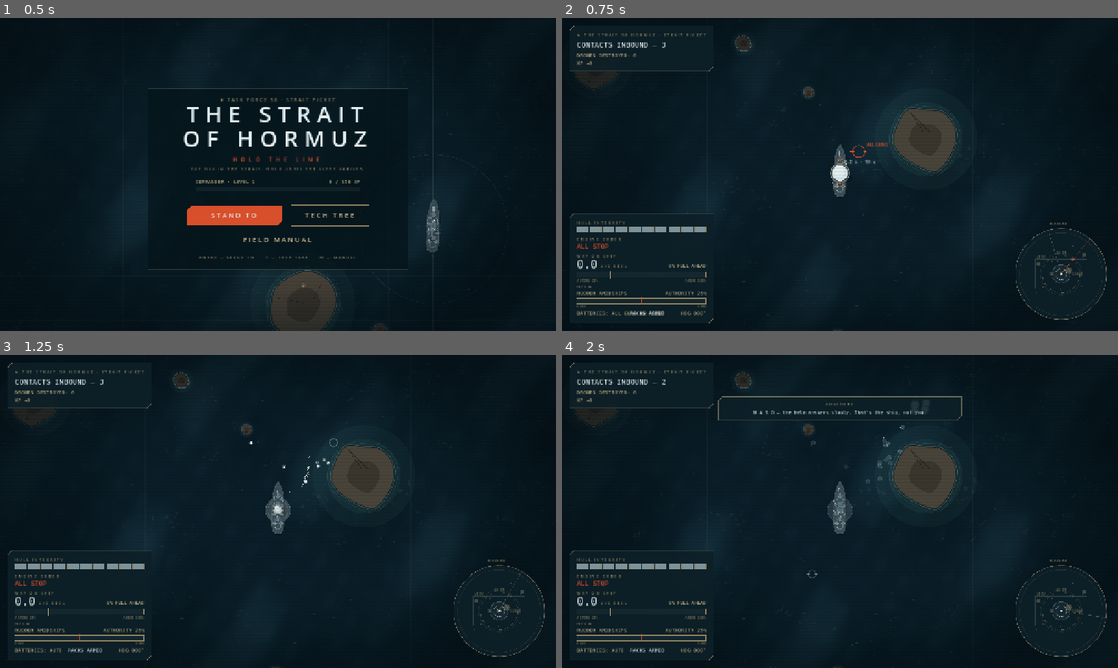
Above: before the commit, frames 1-4 (two rows, left to right).
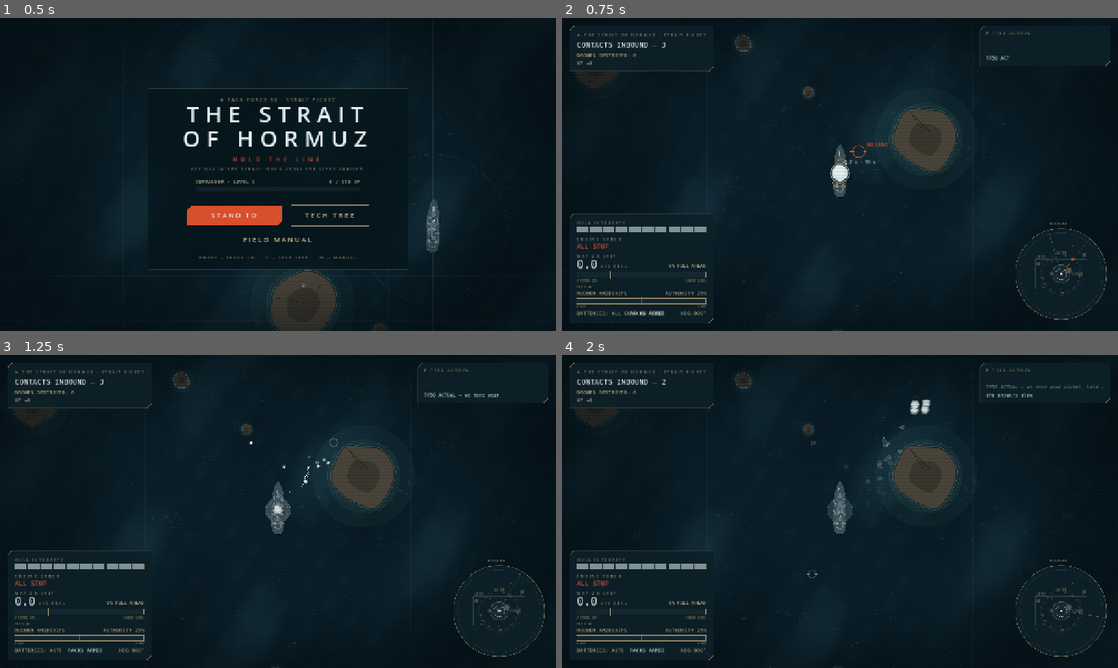
Above: after the commit, the same moments.

Repository: Jordan-Doerksen/battle-ship-game
Game: Godot game, scene res://scenes/Main.tscn
Two runs of this game, one before a commit and one after it. Both use one fixed random seed, a clock stepped at 60 frames per second and the inputs below.
Inputs (mouse positions are in pixels of both pictures, inside the frame that each line leads up to):
- Up to frame 1 (0.5 s): no input
- Up to frame 2 (0.75 s): tap Enter (ui_accept) at 0.5 s; drag from (840, 174) to (895, 105) at 0.52 s
- Up to frame 3 (1.25 s): no input
- Up to frame 4 (2 s): drag from (728, 527) to (812, 574) at 1.27 s

Frame 1 is identical in both runs. In frame 2, 0.1% of the frame differs, in the area x 49-99%, y 2-48%; in frame 3, 0.2%; in frame 4, 0.9%, in the area x 28-99%, y 2-47%.

Commit message:
FLEET RADIO: TF50 ACTUAL on the net — the dish earns its keep
The radio dish becomes the story engine. RadioComms (app-layer, one-way reads
— sim untouched, probes byte-identical) drives TF50 ACTUAL's traffic: SORTIE
OPEN, WAVE FORMING (reads the C16 formation + a compass bearing), BOSS ARRIVAL
(FULAD/KAMAK/GANDAREVA), WAVE CLEAR, OBSTACLE (near a rock), the 5 teaching
lines (the C12 drip-hints ABSORBED, reworded as fleet guidance, once/profile),
and the RELIEF cycle that's always forty mikes out and never comes. RadioPanel
(new HUD helper) types it into a 300x92 comms panel top-right, newest line on
a typewriter w/ caret, last 3 lines, fixed dims. The dish pulses a foam ring
on incoming (ShipRender), a soft radio chime plays (new radio.wav in
gen_sfx.py, SfxPlayer.play_ui — 14 WAVs, outside the sim effect channel). The
old single drip-hint plate + Main._check_hints removed (superseded). Full gate
green, determinism intact.

Co-Authored-By: Claude Fable 5 <noreply@anthropic.com>

Diff:
--- a/scripts/app/Main.gd
+++ b/scripts/app/Main.gd
@@ -6,18 +6,12 @@
 # .tres values + the profile's unlocked tech (Tech.apply) BEFORE the world is created, so
 # determinism per (seed, unlock set) holds. The DEV test kit exists only in debug builds.
 # C12 (docs/specs/readability-feel.md): pause (the war waits, the sea doesn't), the key-only lost
-# card, the contextual-drip hints, and the SfxPlayer fed off the same one-way effect batch.
+# card, and the SfxPlayer fed off the same one-way effect batch. The FLEET RADIO (RadioComms) now
+# owns the contextual-drip teaching — absorbed into TF50 ACTUAL's narrative comms feed.
 
 const LOST_HOLD_MS := 1500   # C12 lost-card guard: the card holds this long before R/T answer
-const HINT_HOLD_MS := 6000   # C12 drip: one plate, this long, then gone
-const HINTS := {             # copy ports verbatim from the approved mockup
-	"helm": "W A S D — the helm answers slowly. That's the ship, not you.",
-	"force": "HOLD LMB — every gun answers the cursor. RMB, the main battery only.",
-	"deep": "The deep is deaf to gunfire. Drive the stern over the diamond.",
-	"torpedo": "TORPEDO IN THE WATER — turn into it, or outrun it.",
-	"machine": "PRIORITY TARGET — shoot the parts off first. The core is soft-gated.",
-}
-
+
+var radio: RadioComms = RadioComms.new()   # the FLEET RADIO message engine (app layer; one-way reads)
 var world: GameWorld
 var sim_cfg: SimConfig
 var field_cfg: FieldConfig
@@ -38,8 +32,6 @@
 var _target_zoom: float = 0.51    # C10: the wheel drives this; the camera lerps toward it
 var _lost_ms: int = -1            # C12: tick when run_over was first observed (-1 = alive)
 var _attract_wait: float = 0.0    # C12 attract: seconds since the demo ship died (relaunch timer)
-var _hint_id: String = ""         # C12: the one active drip hint ("" = none)
-var _hint_ms: int = 0             # C12: tick the active hint went up
 @onready var _field: FieldRenderer = $Field
 @onready var _cam: Camera2D = $Cam
 @onready var _sea: ColorRect = $SeaLayer/Sea
@@ -176,6 +168,7 @@
 	_banked = false
 	paused = false
 	_lost_ms = -1
+	radio.reset()                      # fresh comms net for the new picket (FLEET RADIO)
 	_target_zoom = cam_cfg.zoom_home   # sorties start at the home view (C10 gate)
 	_gauges.lost_report = {}
 	_field.bind(world, field_cfg, cam_cfg, cfgs)
@@ -243,33 +236,6 @@
 					_manual.flip(-1)
 				elif event.physical_keycode == KEY_RIGHT or event.physical_keycode == KEY_D:
 					_manual.flip(1)
-
-func _check_hints() -> void:   # C12 contextual drip — mid-fight triggers only, each once per profile
-	if world.run_over:
-		return
-	if world.elapsed > 1.0:
-		_try_hint("helm")
-	if world.elapsed > 9.0:
-		_try_hint("force")
-	for e in world.effects:
-		match e["type"]:
-			"contact":
-				_try_hint("deep")
-			"torpwater":
-				_try_hint("torpedo")
-			"klaxon":
-				_try_hint("machine")
-
-func _try_hint(id: String) -> void:   # one plate at a time, no queue — a missed trigger simply
-	if _hint_active() or profile.seen_hints.has(id):   # re-fires on a later sortie if still unseen
-		return
-	_hint_id = id
-	_hint_ms = Time.get_ticks_msec()
-	profile.seen_hints.append(id)
-	profile.save()
-
-func _hint_active() -> bool:
-	return _hint_id != "" and Time.get_ticks_msec() - _hint_ms < HINT_HOLD_MS
 
 func _update_sea(delta: float) -> void:   # C9: one-way render plumbing, runs in every state —
 	if not field_cfg.reduced_motion:       # the water lives behind the menus too
@@ -336,12 +302,16 @@
 			steps += 1
 		if steps >= sim_cfg.max_frame_catchup:
 			_accum = 0.0   # don't spiral-of-death catch up past the cap
-		_check_hints()                          # C12 drip triggers read the batch before it clears
 		_field.consume_effects(world.effects)   # one-way effect plumbing: sim wrote, render consumes,
 		_gauges.consume_effects(world.effects)  # the scope takes the same batch (C11 fall-of-shot),
 		_sfx.consume_effects(world.effects, world.elapsed)   # C12: the same batch, now audible
 		world.effects.clear()                   # and the app layer clears — render never touches the world
-	_gauges.hint = HINTS[_hint_id] if _hint_active() else ""
+		if not world.run_over:                  # FLEET RADIO: evaluate comms triggers (one-way reads),
+			radio.tick(world, cfgs, profile, self)   # then chime + pulse the dish on a fresh line
+			if radio.consume_signal():
+				_field.radio_signal_t = _sea_t
+				_sfx.play_ui("radio")
+	_gauges.radio_lines = radio.display_lines()   # the panel keeps typing even while paused (render clock)
 	_cam.position = world.ship_pos
 	_field.queue_redraw()
 	_gauges.queue_redraw()
--- /dev/null
+++ b/scripts/app/RadioComms.gd
@@ -0,0 +1,162 @@
+class_name RadioComms
+extends RefCounted
+# THE FLEET RADIO (app domain) — the narrative comms voice of TF50 ACTUAL, Fleet Command over the
+# satellite net. Owned by Main; it ABSORBS the C12 contextual-drip hints (the old single advisory
+# plate is retired) into a rolling 3-line log with a per-message typewriter reveal, drives the dish
+# pulse + chime on incoming traffic, and holds the strait's grounded holdout-thriller voice.
+#
+# STRICTLY ONE-WAY (the C12 hint contract, same rails): tick() READS world/cfg/profile state and
+# NEVER writes the sim or touches world.rng — the determinism probes stay byte-identical. The only
+# thing it persists is profile.seen_hints (app-layer, the sim never reads the profile), exactly as
+# Main._check_hints did before. Time stamps come off the render/app clock (Time.get_ticks_msec),
+# never the sim clock. Ticked only in Main's "game" state — the attract war runs radio-silent.
+
+const LOG_CAP := 3            # the panel shows the last three lines; older scroll off
+const MS_PER_CHAR := 22       # typewriter reveal cadence (per char, the newest line only)
+const RELIEF_PERIOD := 75.0   # the spine: a relief line every ~75 s of sortie — it cycles, never resolves
+const OBSTACLE_NEAR := 260.0  # shoal-water advisory range (ship edge-distance to a terrain feature)
+
+# The C12 drip hints, reworded as fleet guidance (verbatim from the fleet-radio spec). Keyed by the
+# same 5 ids Main._check_hints used, so profile.seen_hints stays compatible (once per profile).
+const HINTS := {
+	"helm": "she answers slow — that's the tonnage, not you. brake early.",
+	"force": "hold left trigger and every gun follows your cursor. right trigger, the main battery alone.",
+	"deep": "no gun reaches the deep. drive your stern over the contact — the racks do the rest.",
+	"torpedo": "torpedo in the water. turn into it, or outrun it.",
+	"machine": "big return — that's no drone. shoot its parts off first; the core's soft until they fall.",
+}
+
+# The relief cycle — the holdout's heartbeat. Advances one line each period, loops forever.
+const RELIEF_LINES := [
+	"relief is forty mikes out. hold what you have.",
+	"relief delayed — still forty mikes. hold.",
+	"we have your position. relief is forty mikes out.",
+	"TF50 is inbound. forty mikes. we're coming.",
+]
+
+var signal_ms: int = -100000   # tick of the last push — for the dish pulse (Main also stamps _field)
+
+var _log: Array = []           # [{ "text": String, "t0": int }] — newest last, capped at LOG_CAP
+var _queue: Array = []         # deferred lines — only ONE push lands per frame, extras wait here
+var _signal_pending: bool = false   # a fresh message awaits its chime (consume_signal drains it)
+
+# trigger latches (reset() clears them at every sortie start)
+var _opened: bool = false           # SORTIE OPEN fired
+var _prev_wave_state: String = ""   # last-seen world.wave_state, to catch lull↔fighting flips
+var _boss_announced: bool = false   # the current machine already got its arrival line
+var _obstacle_seen: bool = false    # the shoal advisory fired this sortie
+var _relief_idx: int = 0            # which relief line comes next
+var _relief_next: float = RELIEF_PERIOD   # sortie elapsed at which the next relief line fires
+
+func reset() -> void:   # Main calls this in start_sortie — a fresh net for every strait picket
+	_log.clear()
+	_queue.clear()
+	_signal_pending = false
+	_opened = false
+	_prev_wave_state = ""
+	_boss_announced = false
+	_obstacle_seen = false
+	_relief_idx = 0
+	_relief_next = RELIEF_PERIOD
+
+# Append a line to the log (cap at LOG_CAP), stamp it, and flag a fresh signal for the dish + chime.
+func push(text: String) -> void:
+	_log.append({ "text": text, "t0": Time.get_ticks_msec() })
+	while _log.size() > LOG_CAP:
+		_log.pop_front()
+	signal_ms = Time.get_ticks_msec()
+	_signal_pending = true
+
+# Evaluate every trigger once per frame (Main's game state, not paused, not run_over), then land AT
+# MOST one queued line so messages never stack instantly. `_main` is accepted for parity with the
+# call site but the engine reads only world/cfg/profile (one-way).
+func tick(world: GameWorld, cfg: Configs, profile: Profile, _main: Node) -> void:
+	_evaluate(world, cfg, profile)
+	if not _queue.is_empty():
+		push(_queue.pop_front())
+
+# All triggers enqueue through _emit; the queue drain in tick() paces them out one per frame.
+func _evaluate(world: GameWorld, cfg: Configs, profile: Profile) -> void:
+	# SORTIE OPEN — the first tick of the picket
+	if not _opened:
+		_opened = true
+		_emit("TF50 ACTUAL — we have your picket. hold the strait.")
+	# WAVE FORMING / WAVE CLEAR — the lull↔fighting flips (a new wave, then the water going quiet)
+	if _prev_wave_state == "lull" and world.wave_state == "fighting":
+		var bearing: int = ((world.wave * 47) + (world.world_seed % 360)) % 360   # cosmetic derived reading, no rng draw
+		var vanguard: Variant = world.wave_lines.get("vanguard", [])
+		var formation: String = "wave forming"
+		if vanguard is Array and not (vanguard as Array).is_empty():
+			formation = String((vanguard as Array)[0]).to_lower()
+		_emit("contacts massing, bearing %03d — %s. stand to." % [bearing, formation])
+	elif _prev_wave_state == "fighting" and world.wave_state == "lull":
+		_emit("water's clear. good shooting. for now.")
+	_prev_wave_state = world.wave_state
+	# BOSS ARRIVAL — once per machine (re-arms when the current machine is down)
+	if world.boss != null:
+		if not _boss_announced:
+			_boss_announced = true
+			_emit("priority target on the scope — %s. weapons free." % Bosses.def_of(world, cfg).display_name)
+	else:
+		_boss_announced = false
+	# TEACHING — the absorbed C12 drip, once per profile (profile.seen_hints)
+	if world.elapsed > 1.0:
+		_teach("helm", profile)
+	if world.elapsed > 9.0:
+		_teach("force", profile)
+	for en in world.enemies:   # deep: any active sub inside sonar reach (the C12 'contact' moment)
+		if en.active and en.layer == "sub" and en.pos.distance_to(world.ship_pos) <= cfg.sonar.radius:
+			_teach("deep", profile)
+			break
+	for pr in world.projectiles.items:   # torpedo: any live torpedo run
+		if pr.active and pr.wid == "torpedo":
+			_teach("torpedo", profile)
+			break
+	if world.boss != null:   # machine: the first war machine on the water
+		_teach("machine", profile)
+	# OBSTACLE — first time the hull closes to shoal water (once per sortie)
+	if not _obstacle_seen:
+		for tf in world.terrain:
+			if world.ship_pos.distance_to(tf["pos"]) - float(tf["r"]) <= OBSTACLE_NEAR:
+				_obstacle_seen = true
+				_emit("shoal water off the bow — mind the rocks.")
+				break
+	# RELIEF — the spine (cycles, never resolves)
+	if world.elapsed >= _relief_next:
+		_emit(RELIEF_LINES[_relief_idx % RELIEF_LINES.size()])
+		_relief_idx += 1
+		_relief_next += RELIEF_PERIOD
+
+# One drip hint, once per profile: enqueue the fleet-guidance line and bank the id so it never repeats.
+func _teach(id: String, profile: Profile) -> void:
+	if profile.seen_hints.has(id):
+		return
+	profile.seen_hints.append(id)
+	profile.save()
+	_emit(HINTS[id])
+
+func _emit(text: String) -> void:
+	_queue.append(text)
+
+# The panel's read: each log line with its reveal progress. Only the NEWEST line types out; older
+# lines are fully revealed (the panel dims them). reveal ∈ [0,1] off the render clock.
+func display_lines() -> Array:
+	var now: int = Time.get_ticks_msec()
+	var last: int = _log.size() - 1
+	var out: Array = []
+	for i in range(_log.size()):
+		var entry: Dictionary = _log[i]
+		var text: String = entry["text"]
+		var reveal: float = 1.0
+		if i == last:
+			var chars: int = maxi(1, text.length())
+			reveal = clampf(float(now - int(entry["t0"])) / float(chars * MS_PER_CHAR), 0.0, 1.0)
+		out.append({ "text": text, "reveal": reveal, "newest": i == last })
+	return out
+
+# True exactly once after each push — Main plays the chime + kicks the dish once per incoming line.
+func consume_signal() -> bool:
+	if _signal_pending:
+		_signal_pending = false
+		return true
+	return false
--- a/scripts/render/FieldRenderer.gd
+++ b/scripts/render/FieldRenderer.gd
@@ -53,6 +53,9 @@
 var show_ship: bool = true                   # Main clears it behind the title/tree screens (C4)
 var sea_t: float = 0.0                       # the render sea clock — Main pushes it (frozen under
                                              # reduced motion; never the sim clock, cosmetics only)
+var radio_signal_t: float = -100.0           # FLEET RADIO: sea_t when the last comms line arrived —
+                                             # Main stamps it on RadioComms.consume_signal(); the dish
+                                             # pulses off (sea_t − this). -100 = "long ago" (no ring)
 var target_zoom: float = 0.51                # C10: Main pushes the wheel TARGET — fades key off it
 
 func bind(world: GameWorld, field_cfg: FieldConfig, cam_cfg: CameraConfig, cfgs: Configs) -> void:
--- a/scripts/render/SfxPlayer.gd
+++ b/scripts/render/SfxPlayer.gd
@@ -12,6 +12,9 @@
 	"mb16_fire", "dp5_fire", "mg_burst", "splash_column", "gunsplash", "torp_klaxon",
 	"contact_ping", "dc_volley", "dc_blast", "ship_hit", "wave_clear", "machine_swell", "ship_lost",
 ]
+# UI cues — played directly by Main (play_ui), NOT routed through the sim's effect channel. The
+# FLEET RADIO chime on incoming comms traffic lives here.
+const UI_NAMES := ["radio"]
 # event type → sound name; "muzzle" routes by its size tag instead (L/M/S per Turrets.gd)
 const EVENT_SOUND := {
 	"splash": "splash_column", "gunsplash": "gunsplash",
@@ -30,6 +33,8 @@
 
 func _ready() -> void:
 	for snd in SOUND_NAMES:
+		_streams[snd] = load("res://audio/%s.wav" % snd)
+	for snd in UI_NAMES:
 		_streams[snd] = load("res://audio/%s.wav" % snd)
 	for i in POOL_SIZE:
 		var p := AudioStreamPlayer.new()
@@ -52,6 +57,15 @@
 		if sound != "":
 			_play(sound)
 
+# A direct UI cue (the FLEET RADIO chime) — Main calls this on incoming comms, bypassing the sim
+# effect channel. Same pool + master_volume/mute as everything else; naturally rate-limited by the
+# radio (one line per frame max), so it needs no min-gap ledger entry.
+func play_ui(key: String) -> void:
+	if _cfg == null or _cfg.muted:
+		return
+	if _streams.has(key):
+		_play(key)
+
 func _play(sound: String) -> void:
 	var now: int = Time.get_ticks_msec()
 	var gap_ms: int = int(float(_cfg.min_gap.get(sound, 0.0)) * 1000.0)
--- a/scripts/render/ShipRender.gd
+++ b/scripts/render/ShipRender.gd
@@ -80,6 +80,14 @@
 	r.draw_circle(dish_hub, 2.0, r.wreck_fade(FieldRenderer.STEEL, fade))
 	r.draw_line(dish_hub - dd * 1.5, dish_tip, r.wreck_fade(FieldRenderer.STEEL, fade), r.lw(1.4))
 	r.draw_line(dish_tip - dp * 3.0, dish_tip + dp * 3.0, r.wreck_fade(FieldRenderer.FOAM, fade), r.lw(1.4))
+	# FLEET RADIO: incoming traffic pulses a foam ring out of the dish, growing + fading over ~0.8 s.
+	# Cosmetic, held still under reduced motion (like the dish sweep + the sea). Anchored to the hub.
+	if not r._field_cfg.reduced_motion:
+		var sig_age: float = r.sea_t - r.radio_signal_t
+		if sig_age >= 0.0 and sig_age < 0.8:
+			var sig_k: float = sig_age / 0.8
+			r.draw_arc(dish_hub, 2.0 + 15.0 * sig_k, 0.0, TAU, 24,
+				r.wreck_fade(Color(FieldRenderer.FOAM.r, FieldRenderer.FOAM.g, FieldRenderer.FOAM.b, (1.0 - sig_k) * 0.5), fade), r.lw(1.2), true)
 	r.draw_arc(Vector2(0, 65), 14.0, 0.0, TAU, 32, r.wreck_fade(FieldRenderer.STEEL, fade), r.lw(1.0), true)
 	r.draw_line(Vector2(-8, 65), Vector2(8, 65), r.wreck_fade(FieldRenderer.STEEL, fade), r.lw(1.0))
 	r.draw_line(Vector2(0, -137.5), Vector2(0, -103.0), r.wreck_fade(FieldRenderer.STEEL, fade), r.lw(1.0))   # bow jack rides the C14 stem
--- a/scripts/ui/HelmGauges.gd
+++ b/scripts/ui/HelmGauges.gd
@@ -4,13 +4,14 @@
 # hull pips + grace flicker, engine order, way bar, helm, batteries line; the wave plate (top-left);
 # the radar scope with fire-control bearing (bottom-right, C3 gate revisions 1–2); the force-fire
 # reticle; and the SHIP LOST card. C12 readability/flow: torpedo wake-dash blips, the DC arm ring +
-# rack dial, the PAUSED plate, the advisory plate, and the lost-card misclick guard. Reads the world
-# one-way each frame; writes nothing back (Main sets `paused`/`hint`/`lost_report`). Layout
-# constants are cosmetic plate geometry, not tunables. This node is the orchestrator: it owns the
-# shared consts/state/primitives and dispatches _draw to the render-domain helpers (split per the
+# rack dial, the PAUSED plate, and the lost-card misclick guard. The FLEET RADIO teletype (top-right,
+# RadioPanel) is the narrative comms feed — it absorbed the retired single advisory plate. Reads the
+# world one-way each frame; writes nothing back (Main sets `paused`/`radio_lines`/`lost_report`).
+# Layout constants are cosmetic plate geometry, not tunables. This node is the orchestrator: it owns
+# the shared consts/state/primitives and dispatches _draw to the render-domain helpers (split per the
 # house 500-line rule, mirroring FieldRenderer/SeaRender at C9) — GaugePanel (bottom-left gauges),
-# StatusPlates (wave + boss plates), RadarScope (the scope + blips), HudOverlays (lost card, pause,
-# advisory, reticle). The helpers reach back into `self` via `g.` (the sanctioned house pattern).
+# StatusPlates (wave + boss plates), RadarScope (the scope + blips), RadioPanel (the comms teletype),
+# HudOverlays (lost card, pause, reticle). The helpers reach back into `self` via `g.` (the pattern).
 
 const PLATE_BG := Color(0.051, 0.125, 0.157, 0.88)
 const PLATE_EDGE := Color(0.804, 0.729, 0.557, 0.5)
@@ -36,9 +37,9 @@
 var _sans: Font
 var _shot_flashes: Array = []   # C11 fall-of-shot: own main-battery bursts flash on the scope
 
-# C12 flow: Main sets both per frame (one-way, same channel as everything else here)
+# C12 flow: Main sets these per frame (one-way, same channel as everything else here)
 var paused: bool = false        # true while the sim holds — the PAUSED plate shows
-var hint: String = ""           # the active advisory line ("" = none) — the drip-onboarding plate
+var radio_lines: Array = []     # the FLEET RADIO log (RadioComms.display_lines()) — RadioPanel paints it
 var _lost_shown_ms: int = -1    # C12 misclick guard: first frame the lost card drew this run
 var _boss_seen_ms: int = -1     # render-side: when the current machine first appeared (plate flash)
 var lost_report: Dictionary = {}   # Main fills at run end: { xp: int, leveled_to: int (0 = none) }
@@ -87,8 +88,7 @@
 	else:
 		_lost_shown_ms = -1   # self-heals across restarts even if bind() isn't re-run
 		HudOverlays.draw_reticle(self)
-		if hint != "":
-			HudOverlays.draw_hint(self)
+		RadioPanel.draw(self)   # the FLEET RADIO teletype (top-right) — supersedes the old advisory plate
 		if paused:
 			HudOverlays.draw_pause(self)
 
--- a/scripts/ui/HudOverlays.gd
+++ b/scripts/ui/HudOverlays.gd
@@ -1,9 +1,10 @@
 class_name HudOverlays
 extends RefCounted
-# Full-screen / cursor overlays — the SHIP LOST card (+ its misclick guard), the PAUSED plate, the
-# advisory plate, and the force-fire reticle (flight time, MAX RANGE telltale, the RANGEKEEPER
-# ghost). Static draw funcs called by HelmGauges._draw; all state lives on the host (the C9
-# render-domain split pattern). draw_lost_card reads/writes g._lost_shown_ms.
+# Full-screen / cursor overlays — the SHIP LOST card (+ its misclick guard), the PAUSED plate, and
+# the force-fire reticle (flight time, MAX RANGE telltale, the RANGEKEEPER ghost). Static draw funcs
+# called by HelmGauges._draw; all state lives on the host (the C9 render-domain split pattern).
+# draw_lost_card reads/writes g._lost_shown_ms. (The C12 advisory plate was retired here when the
+# FLEET RADIO teletype absorbed the drip hints — see RadioPanel.)
 
 # ── SHIP LOST card (C3 + C4 XP report; C12 misclick guard — the card holds 1.5 s, a quiet
 #    "…" where the prompt goes, then the key-only restart line reveals. Main ignores clicks;
@@ -50,19 +51,6 @@
 	g.draw_string(g._mono, Vector2(cx - g._mono.get_string_size(sub, HORIZONTAL_ALIGNMENT_LEFT, -1, 11).x * 0.5, origin.y + 62.0),
 		sub, HORIZONTAL_ALIGNMENT_LEFT, -1, 11, HelmGauges.BRASS)
 	g._centered_spaced(cx, origin.y + 82.0, "P — RESUME", 8, HelmGauges.BRASS_DIM, 2.5)
-
-# ── C12 advisory plate — the contextual-drip onboarding line. Main decides WHAT and WHEN
-#    (once per profile); this side only paints. FIXED 560×54 whatever the text — the UI never
-#    reflows (house rule). Deadpan; no border flash. Sits below the boss-plate zone (ends y 88). ──
-static func draw_hint(g: HelmGauges) -> void:
-	var pw := 560.0
-	var ph := 54.0
-	var origin := Vector2((g.size.x - pw) * 0.5, 96.0)
-	g._draw_plate(origin, Vector2(pw, ph))
-	var cx := origin.x + pw * 0.5
-	g._centered_spaced(cx, origin.y + 20.0, "ADVISORY", 9, HelmGauges.BRASS_DIM, 2.5)
-	g.draw_string(g._mono, Vector2(cx - g._mono.get_string_size(g.hint, HORIZONTAL_ALIGNMENT_LEFT, -1, 11).x * 0.5, origin.y + 40.0),
-		g.hint, HORIZONTAL_ALIGNMENT_LEFT, -1, 11, HelmGauges.FOAM)
 
 # ── force-fire reticle (+ C11: flight time, the MAX RANGE telltale, the RANGEKEEPER ghost) ──
 static func draw_reticle(g: HelmGauges) -> void:
--- /dev/null
+++ b/scripts/ui/RadioPanel.gd
@@ -0,0 +1,53 @@
+class_name RadioPanel
+extends RefCounted
+# THE FLEET RADIO teletype (top-right) — TF50 ACTUAL's rolling comms log. Absorbs and replaces the
+# C12 single advisory plate. Static draw func called by HelmGauges._draw (the C9 render-domain split
+# pattern: all state lives on the host, reached via `g.`). Reads g.radio_lines (RadioComms.
+# display_lines()); the NEWEST line types out character-by-character, older lines dim.
+#
+# FIXED 300×92 box anchored to the right edge (x = size.x − PAD − 300, y = PAD) — clear of the wave
+# plate (top-left), the boss plate (top-center) and the scope (bottom-right). Lines are clipped to
+# the panel width so the plate NEVER reflows (the reserve-max-height house rule): three bottom-aligned
+# rows, the newest at the bottom like a comms feed.
+
+const PW := 300.0
+const PH := 92.0
+const MARGIN := 14.0    # inner left/right padding
+const LINE_PX := 11     # log-line font size
+const ROW_STEP := 19.0  # baseline spacing between rows
+
+static func draw(g: HelmGauges) -> void:
+	var ox: float = g.size.x - HelmGauges.PAD - PW
+	var oy: float = HelmGauges.PAD
+	g._draw_plate(Vector2(ox, oy), Vector2(PW, PH))
+	var x: float = ox + MARGIN
+	g._label(x, oy + 20.0, "◤ TF50 ACTUAL")   # callsign header, brass-dim (the panel prefixes nothing else)
+	var max_w: float = PW - MARGIN * 2.0
+	var lines: Array = g.radio_lines
+	var n: int = mini(lines.size(), 3)
+	var now: int = Time.get_ticks_msec()
+	for i in range(n):
+		var entry: Dictionary = lines[lines.size() - n + i]   # keep only the last 3, in order
+		var row: int = 3 - n + i                              # bottom-align: newest sits on the bottom row
+		var base_y: float = oy + 40.0 + float(row) * ROW_STEP
+		var display: String = RadioPanel._fit(g, String(entry["text"]), max_w)
+		var reveal: float = float(entry["reveal"])
+		var newest: bool = bool(entry["newest"])
+		var visible: int = clampi(int(ceil(reveal * float(display.length()))), 0, display.length())
+		var shown: String = display.substr(0, visible)
+		var col: Color = HelmGauges.FOAM if newest else Color(HelmGauges.FOAM.r, HelmGauges.FOAM.g, HelmGauges.FOAM.b, 0.5)
+		g.draw_string(g._mono, Vector2(x, base_y), shown, HORIZONTAL_ALIGNMENT_LEFT, -1, LINE_PX, col)
+		# a soft blinking caret while the newest line is still coming in over the net
+		if newest and reveal < 1.0 and (now / 320) % 2 == 0:
+			var cx: float = x + g._mono.get_string_size(shown, HORIZONTAL_ALIGNMENT_LEFT, -1, LINE_PX).x + 1.0
+			g.draw_rect(Rect2(cx, base_y - 8.0, 4.0, 9.0), Color(HelmGauges.FOAM.r, HelmGauges.FOAM.g, HelmGauges.FOAM.b, 0.6))
+
+# Clip a line to the panel width with a trailing ellipsis so the plate never reflows (house rule).
+static func _fit(g: HelmGauges, text: String, max_w: float) -> String:
+	if g._mono.get_string_size(text, HORIZONTAL_ALIGNMENT_LEFT, -1, LINE_PX).x <= max_w:
+		return text
+	var ell := "…"
+	var s := text
+	while s.length() > 1 and g._mono.get_string_size(s + ell, HORIZONTAL_ALIGNMENT_LEFT, -1, LINE_PX).x > max_w:
+		s = s.substr(0, s.length() - 1)
+	return s + ell
Not shown, added: audio/radio.wav.import
Not shown, added: scripts/app/RadioComms.gd.uid
Not shown, added: scripts/ui/RadioPanel.gd.uid
Not shown, added: audio/radio.wav
Not shown, changed: tools/gen_sfx.py
